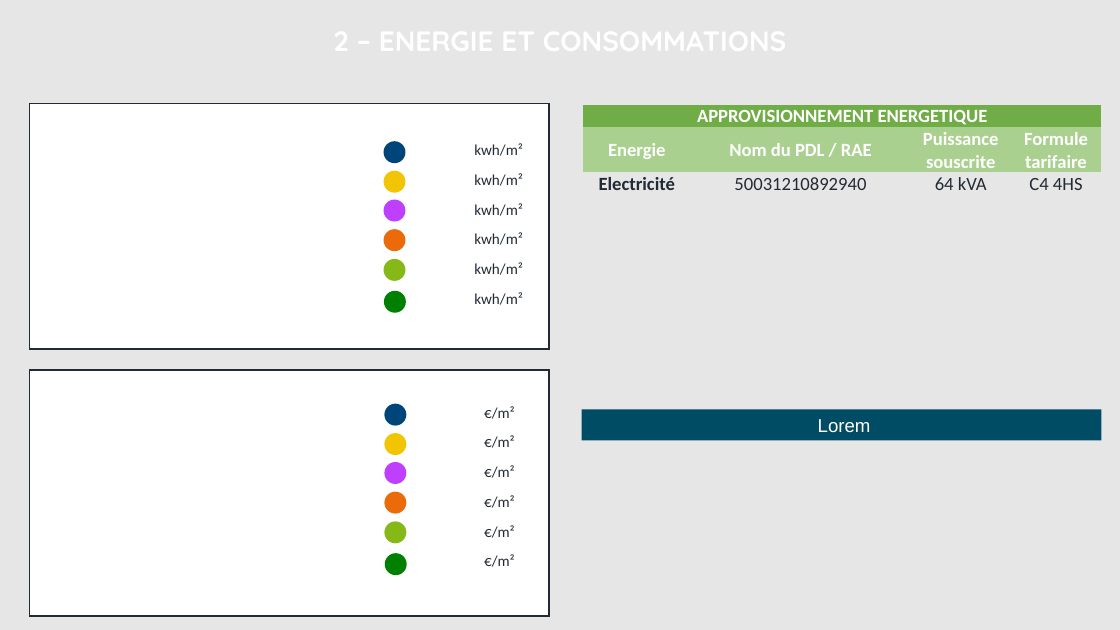
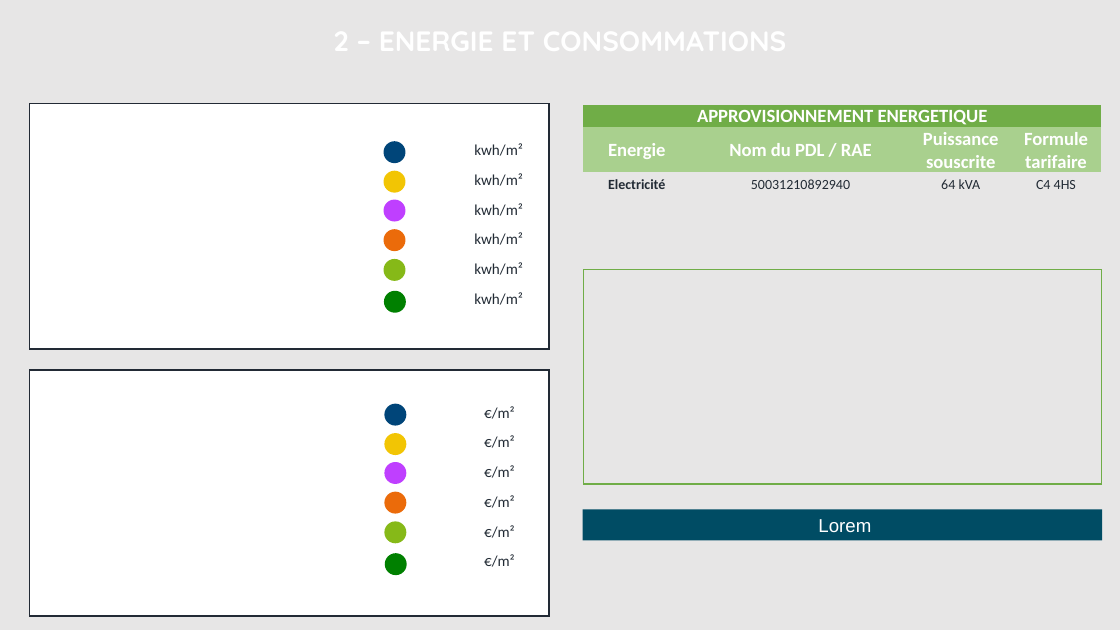
Before and after one commit to sigsieml/super-cep, a slide deck: slide 3 of app/src/main/assets/powerpointvierge.pptx. Drawn at 1120x630 pixels with LibreOffice and Linux fonts; fonts in the diff are those of the drawing; background and template pictures are left out. Boxes give left, top, right and bottom in pixels: in the first picture for what was removed or moved away, otherwise in the second. Text is boxed around its words. In the diff, an @@ line names an element or a change of style, - is before the commit and + after.

```diff
--- a/app/src/main/assets/powerpointvierge.pptx
+++ b/app/src/main/assets/powerpointvierge.pptx
@@ table at (x1=583, y1=105, x2=1101, y2=197) @@
@@ size 16 to 12 pt in "Electricité", "50031210892940", "64 kVA", "C4 4HS" @@
@@ rectangle added at (x1=583, y1=270, x2=1102, y2=484), outline #70AD47 1 pt @@
@@ rectangle "Lorem" moved from (x1=582, y1=409, x2=1102, y2=440) to (x1=582, y1=509, x2=1102, y2=540) @@
```
Also in this commit, not shown: 3 other files.
